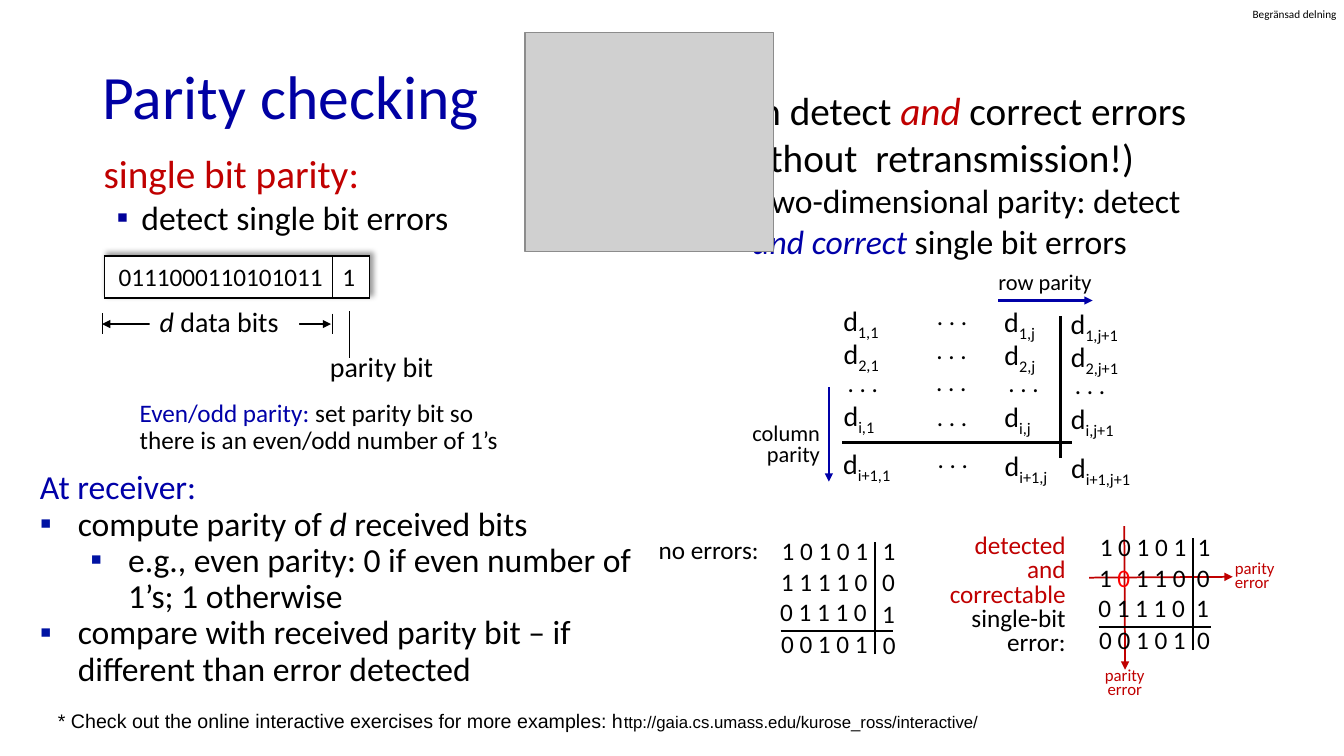
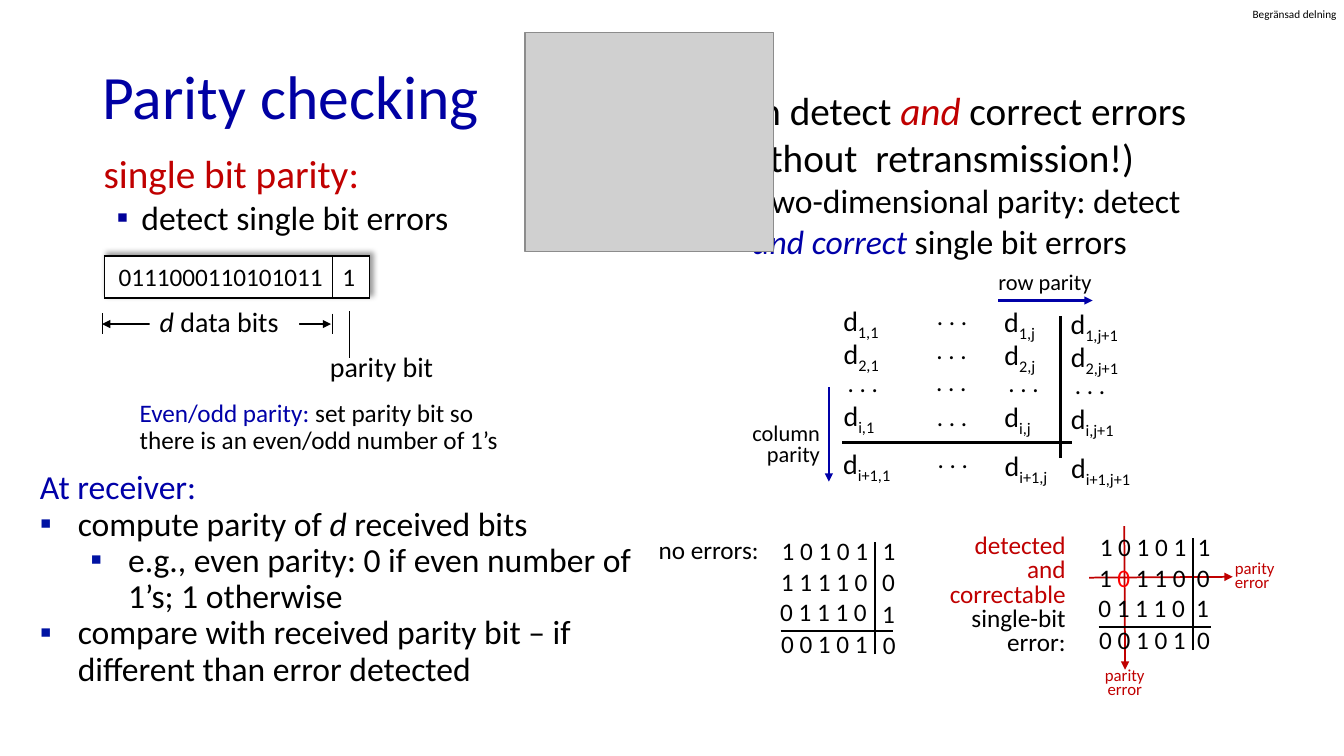
Before and after one commit to guhofstra/CSC175, a slide deck: slide 14 of PPTs/6.1 6.2 Introduction Error-Detection and -Correction Techniques.pptx (slide 13 before the commit). Drawn at 1344x756 pixels with LibreOffice and Linux fonts; fonts in the diff are those of the drawing; grey boxes stand for pictures. Boxes give left, top, right and bottom in pixels: in the first picture for what was removed or moved away, otherwise in the second. Text is boxed around its words. In the diff, an @@ line names an element or a change of style, - is before the commit and + after.

```diff
--- a/PPTs/6.1 6.2 Introduction Error-Detection and -Correction Techniques.pptx
+++ b/PPTs/6.1 6.2 Introduction Error-Detection and -Correction Techniques.pptx
@@ text removed at (71,713,978,732) @@
-* Check out the online interactive exercises for more examples: http://gaia.cs.umass.edu/kurose_ross/interactive/
```
Also in this commit, not shown: 4 other slides changed, 4 slides added, 20 other files.
